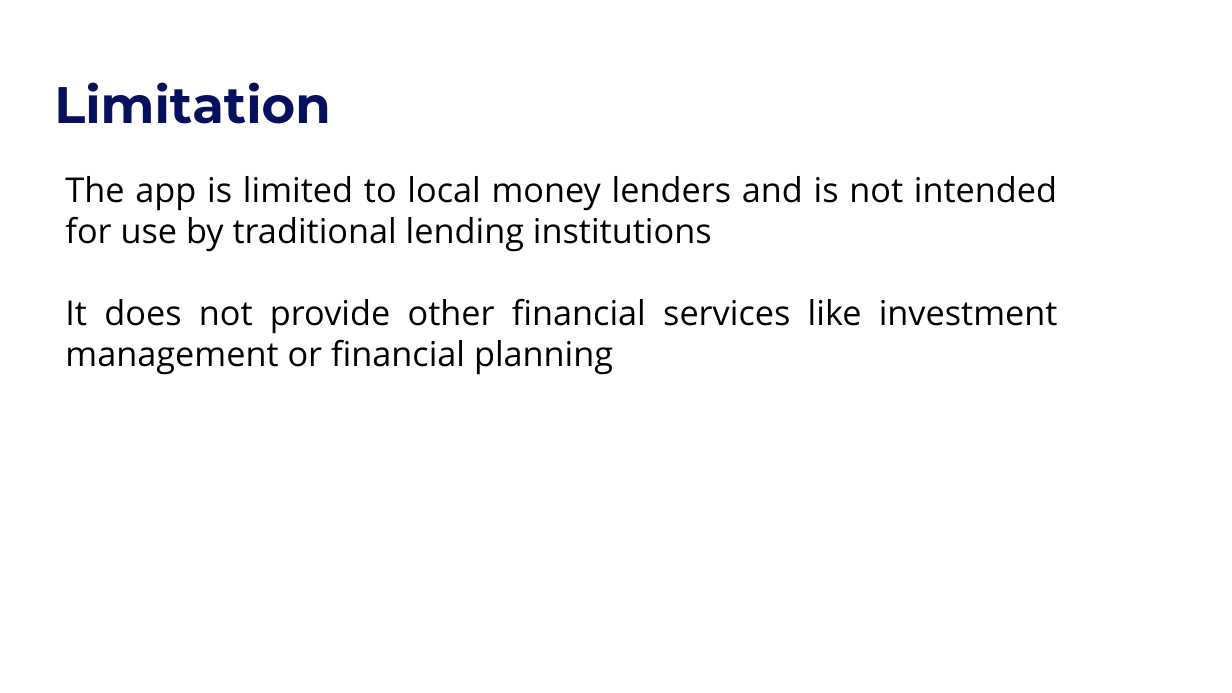
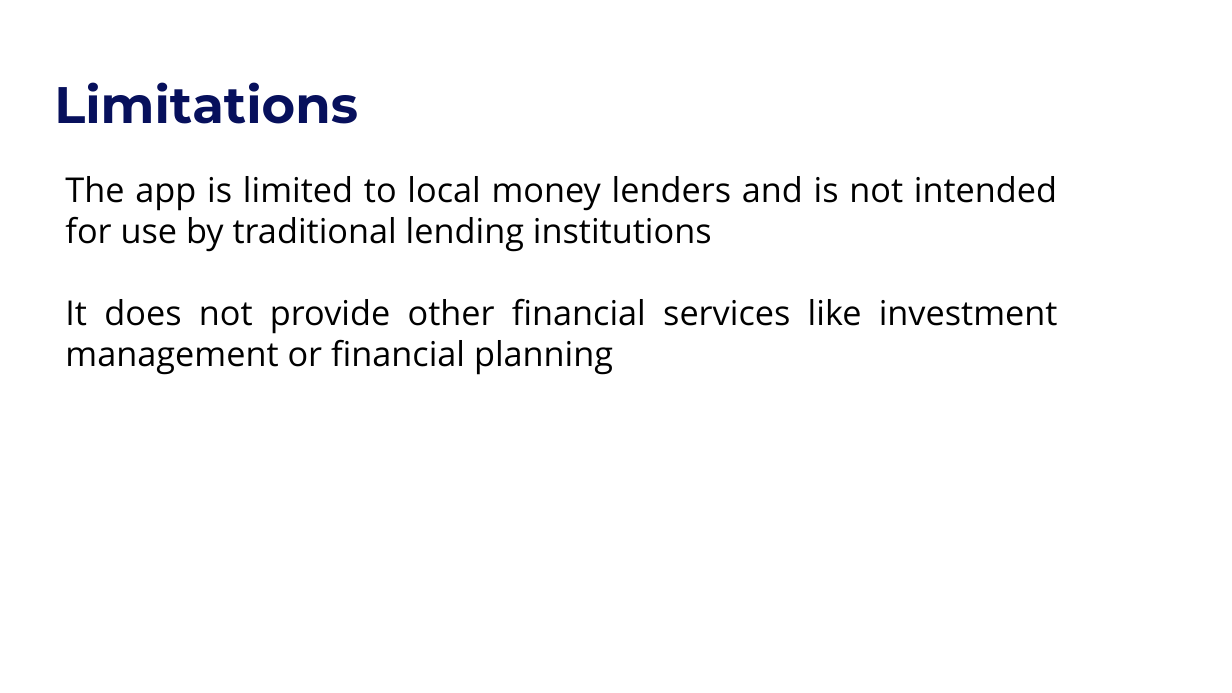
Before and after one commit to clydexavier/LoanEase, a slide deck: slide 5 of Salar-CX_CSci 23 _ Project Presentation.pptx. Drawn at 1232x693 pixels with LibreOffice and Linux fonts; fonts in the diff are those of the drawing. Boxes give left, top, right and bottom in pixels: in the first picture for what was removed or moved away, otherwise in the second. Text is boxed around its words. In the diff, an @@ line names an element or a change of style, - is before the commit and + after.

Commit message:
fixed typo

```diff
--- a/Salar-CX_CSci 23 _ Project Presentation.pptx
+++ b/Salar-CX_CSci 23 _ Project Presentation.pptx
@@ title at (54,82,358,124): text changed @@
-Limitation
+Limitations
```
Also in this commit, not shown: 1 other slide changed.
